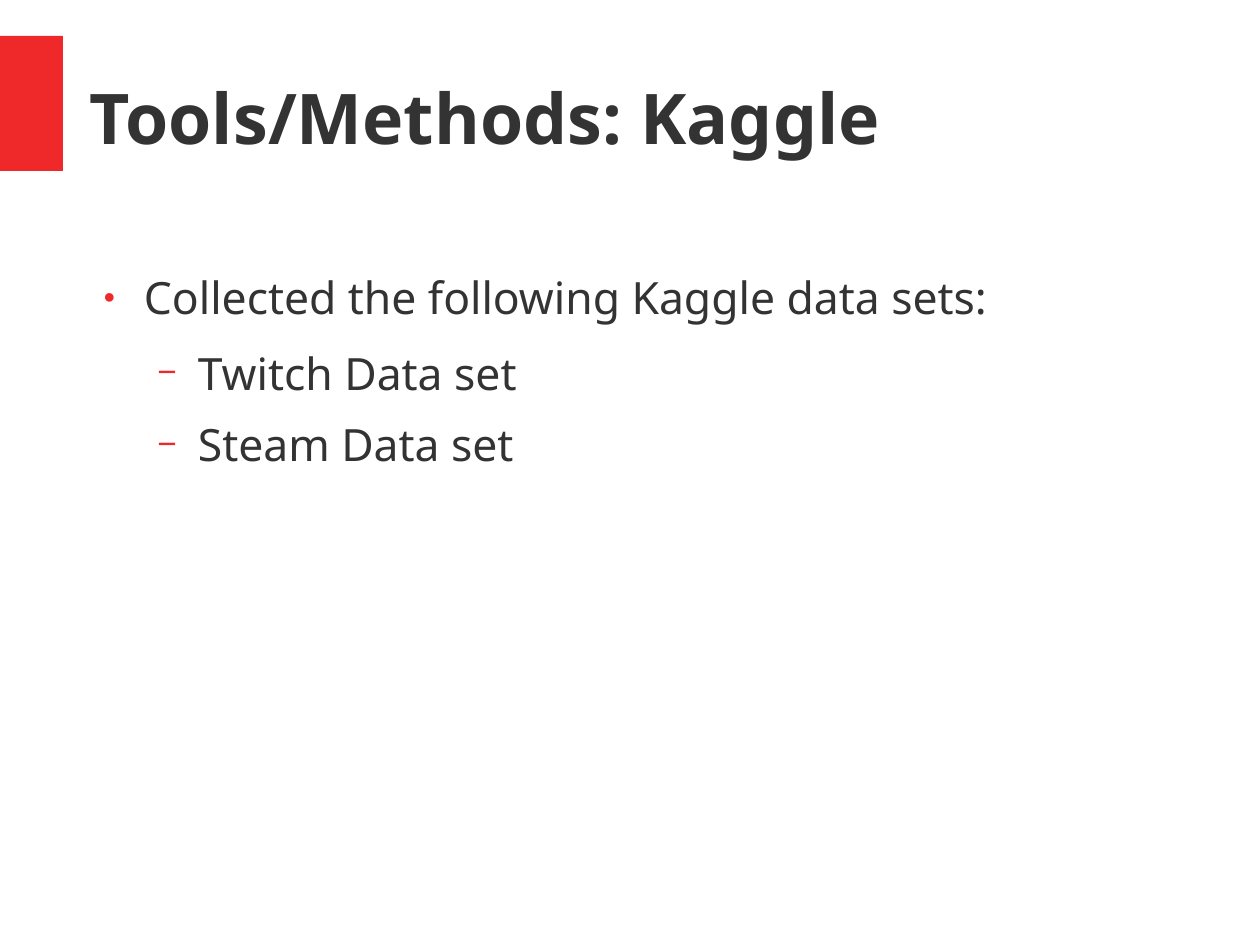
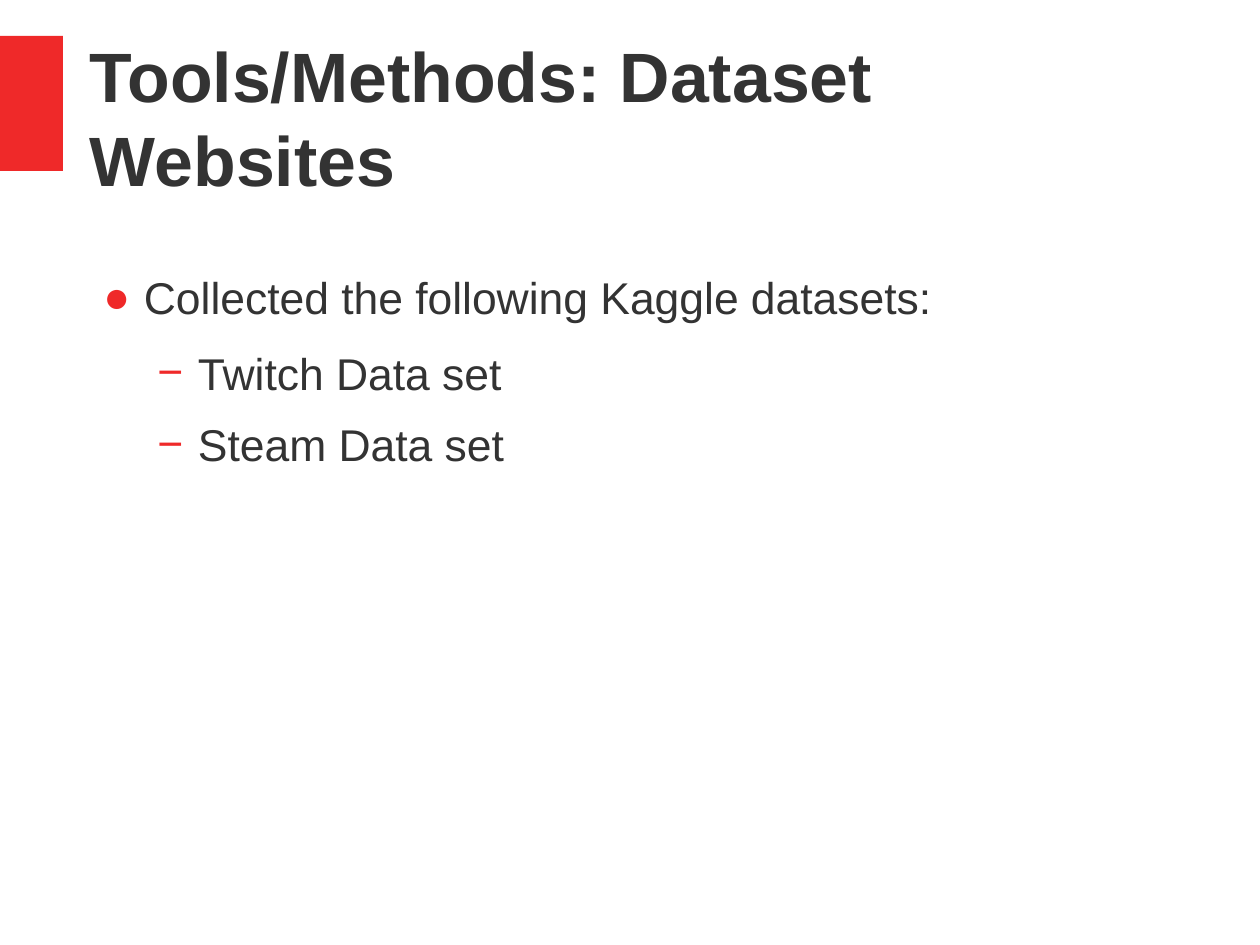
Before and after one commit to fdac21/VideoGame_Analysis, a slide deck: slide 9 of presentation.pptx (slide 7 before the commit). Drawn at 1260x945 pixels with LibreOffice and Linux fonts; fonts in the diff are those of the drawing. Boxes give left, top, right and bottom in pixels: in the first picture for what was removed or moved away, otherwise in the second. Text is boxed around its words. In the diff, an @@ line names an element or a change of style, - is before the commit and + after.

```diff
--- a/presentation.pptx
+++ b/presentation.pptx
@@ text at box(90, 51, 872, 187): text changed; font Noto Sans to Arial @@
-Tools/Methods: Kaggle
+Tools/Methods: Dataset Websites
@@ text at box(144, 281, 931, 323): text changed; font Noto Sans to Arial @@
-● Collected the following Kaggle data sets:
+● Collected the following Kaggle datasets:
@@ text at box(198, 357, 504, 462): font Noto Sans to Arial in "Twitch Data set", "Steam Data set"; more space between paragraphs @@
```
Also in this commit, not shown: 5 other slides changed, 9 slides added, 5 slides removed.
